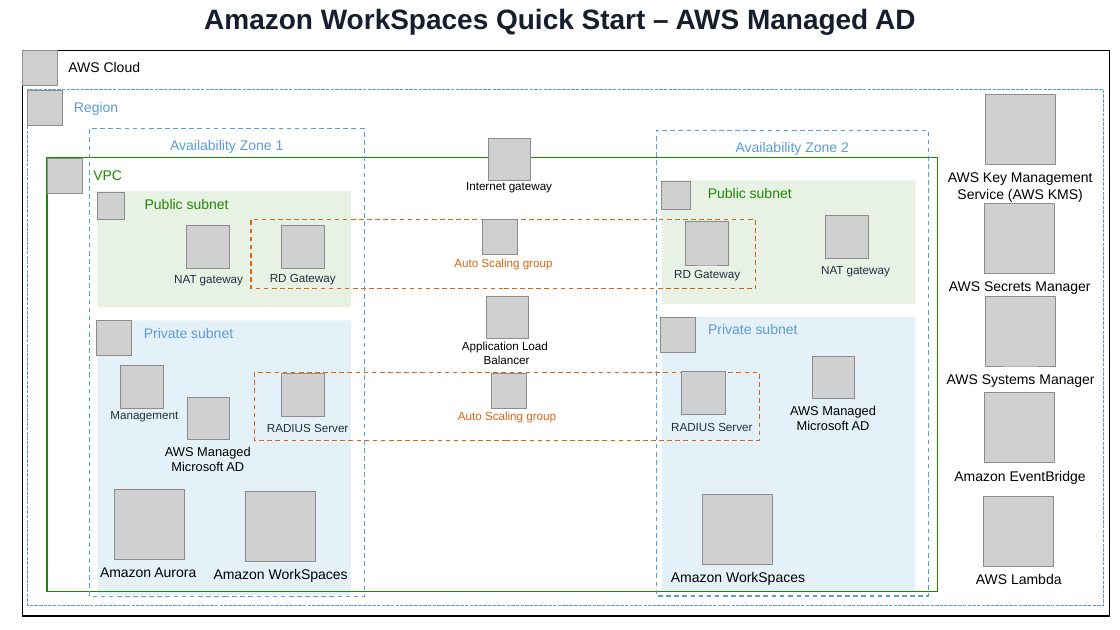
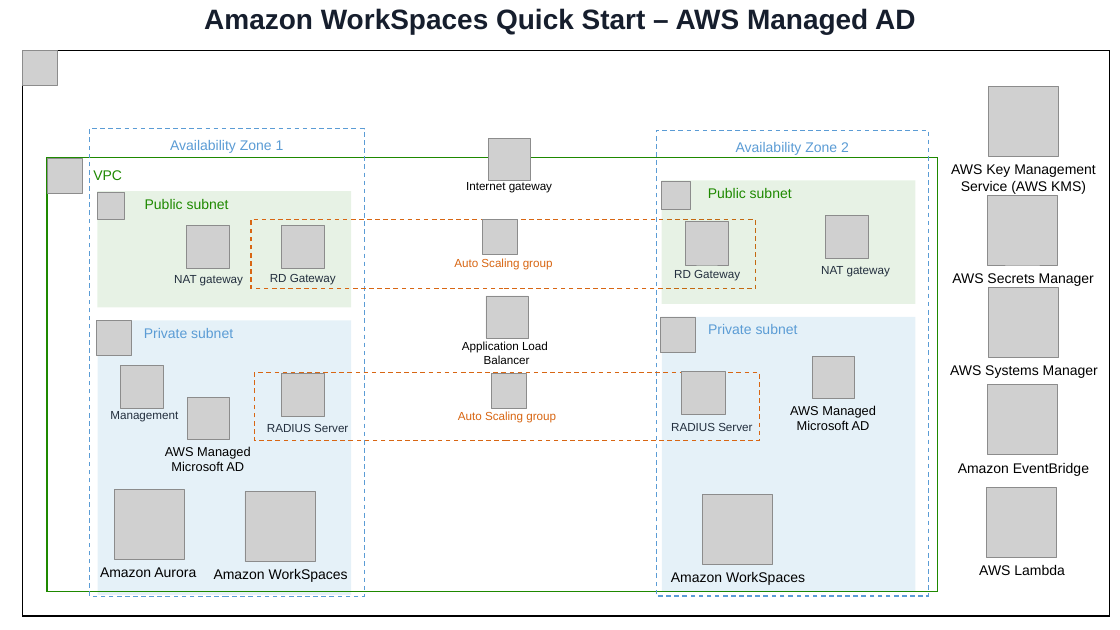
Before and after one commit to aws-quickstart/quickstart-freeradius-mfa-workspaces, a slide deck: slide 2 of docs/deployment_guide/images/Quick Start Ref. Arch.pptx. Drawn at 1120x630 pixels with LibreOffice and Linux fonts; fonts in the diff are those of the drawing; grey boxes stand for pictures. Boxes give left, top, right and bottom in pixels: in the first picture for what was removed or moved away, otherwise in the second. Text is boxed around its words. In the diff, an @@ line names an element or a change of style, - is before the commit and + after.

```diff
--- a/docs/deployment_guide/images/Quick Start Ref. Arch.pptx
+++ b/docs/deployment_guide/images/Quick Start Ref. Arch.pptx
@@ text in rectangle at (68,62,140,72): text removed @@
-AWS Cloud
@@ rectangle removed at (28,90,1104,606) @@
-Region
@@ picture removed at (28,91,63,126) @@
@@ 5 pictures, 5 texts: place and size @@
-5 pictures, 5 texts at (947,95,1094,584)
+5 pictures, 5 texts at (950,87,1098,575)
```
Also in this commit, not shown: 2 other slides changed, 5 other files.
